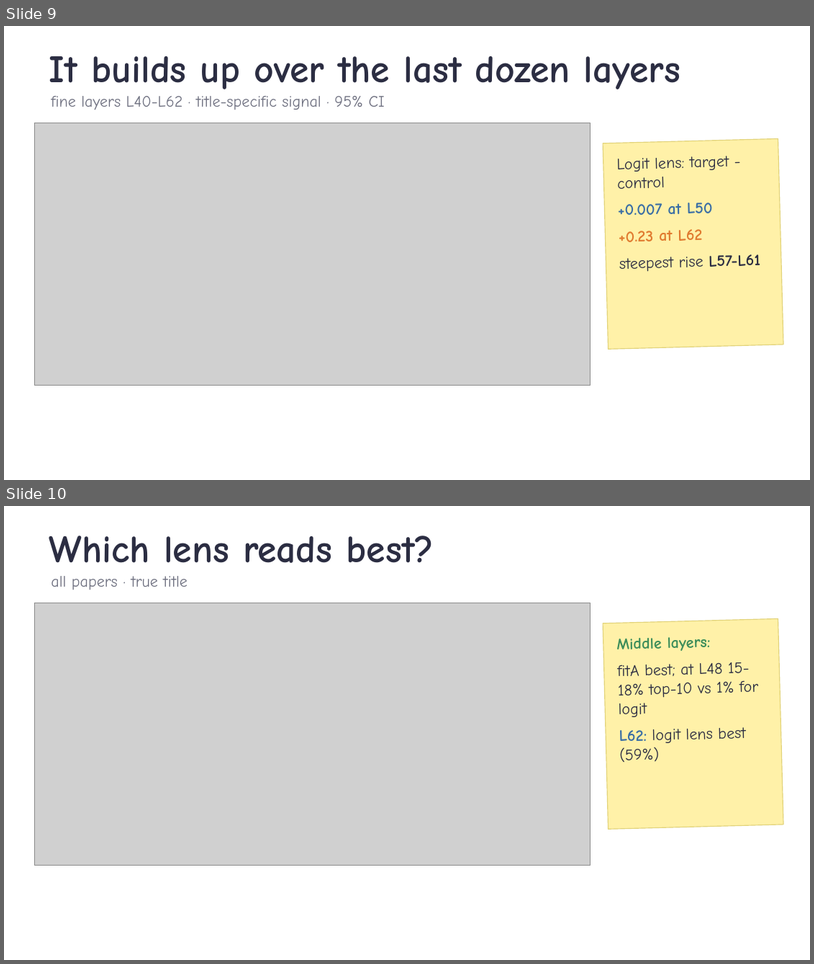
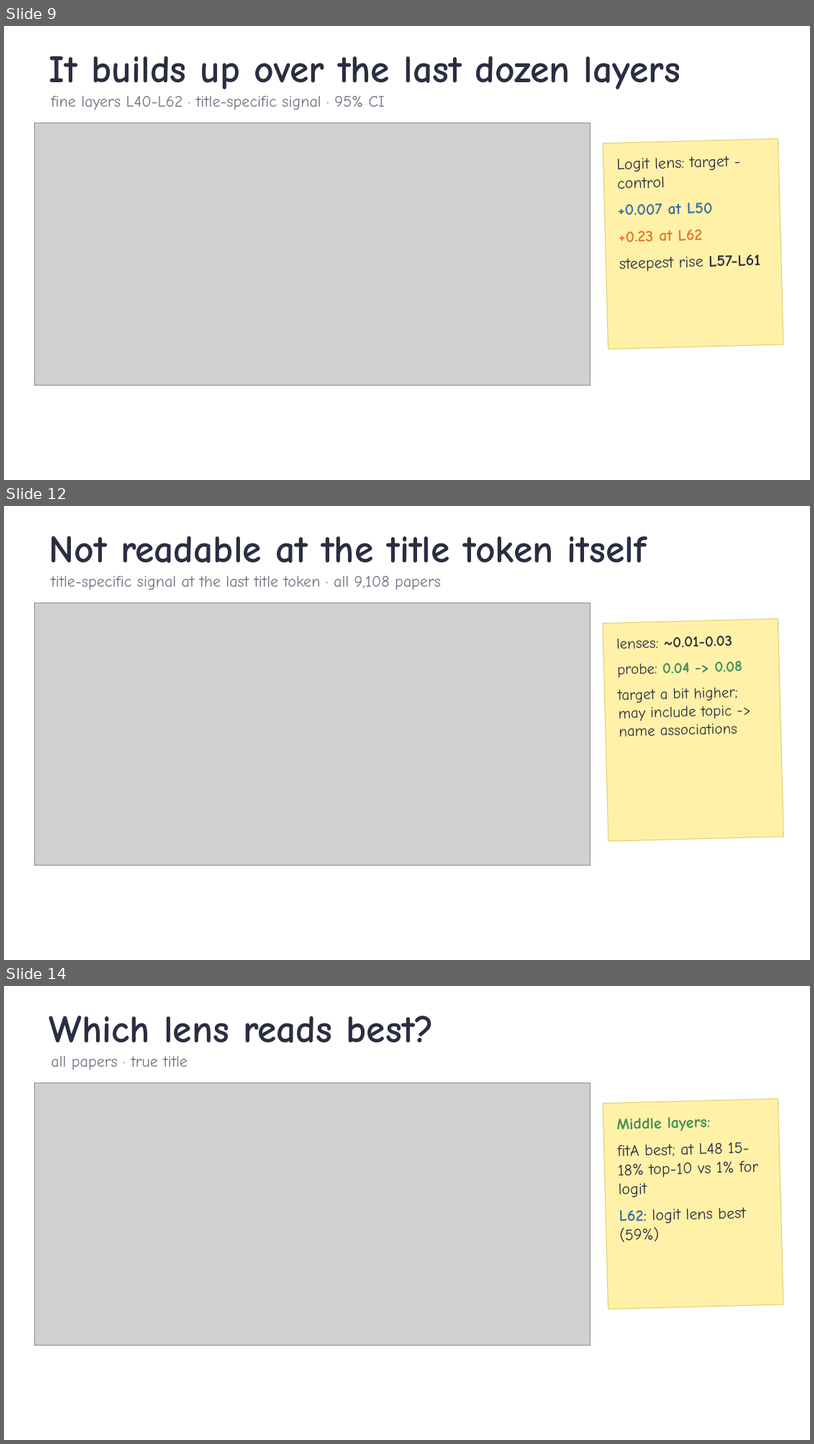
Before and after one commit to ZhiQ1/jlens-authorship-recall, a slide deck: experiment_files/351_stage10/reports/talk/Stage10_author_readout_talk.pptx. Shown one above the other, each under a label of ours: slides 9 and 10 before the commit, slides 9, 12 and 14 after it; the slides between them are not shown. The pictures are 814x964 and 814x1444 pixels, drawn with LibreOffice and Linux fonts; fonts in the diff are those of the drawing; grey boxes stand for pictures; background and template pictures are left out. Boxes give left, top, right and bottom in pixels: in the first picture for what was removed or moved away, otherwise in the second. Text is boxed around its words. In the diff, an @@ line names an element or a change of style, - is before the commit and + after.

Commit message:
Stage 11 results: patching, knockout, title-position probe, author chain; report and talk updated

```diff
--- a/experiment_files/351_stage10/reports/talk/Stage10_author_readout_talk.pptx
+++ b/experiment_files/351_stage10/reports/talk/Stage10_author_readout_talk.pptx
@@ slide 12 added at [4, 506, 810, 960], background picture (left out) @@
@@ text added at [49, 536, 647, 563], 46 pt, text #2B2D42, bold @@
+Not readable at the title token itself
@@ text added at [51, 576, 441, 590], 19 pt, text #6E7080 @@
+title-specific signal at the last title token · all 9,108 papers
@@ picture added at [34, 602, 591, 865] @@
@@ rectangle added at [603, 619, 784, 841], fill #FFF1A8, outline #E2D37A 1 pt, 18 pt, text #2B2D42 @@
+lenses: ~0.01-0.03
+probe: 0.04 -> 0.08
+target a bit higher; may include topic -> name associations
@@ what was slide 10 is now slide 14 @@
```
Also in this commit, not shown: 2 slides changed, 3 other slides added, 24 other files.
